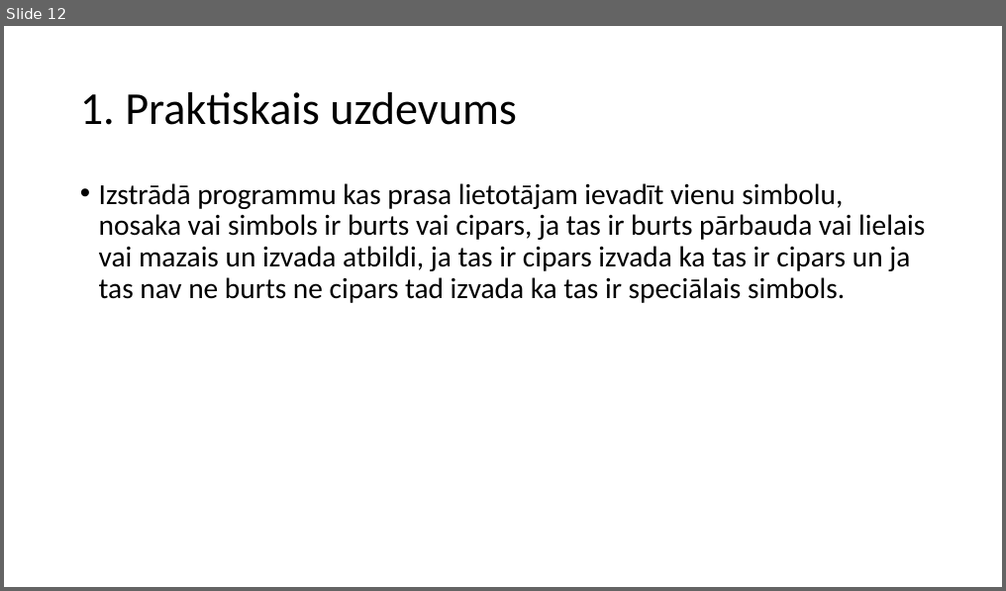
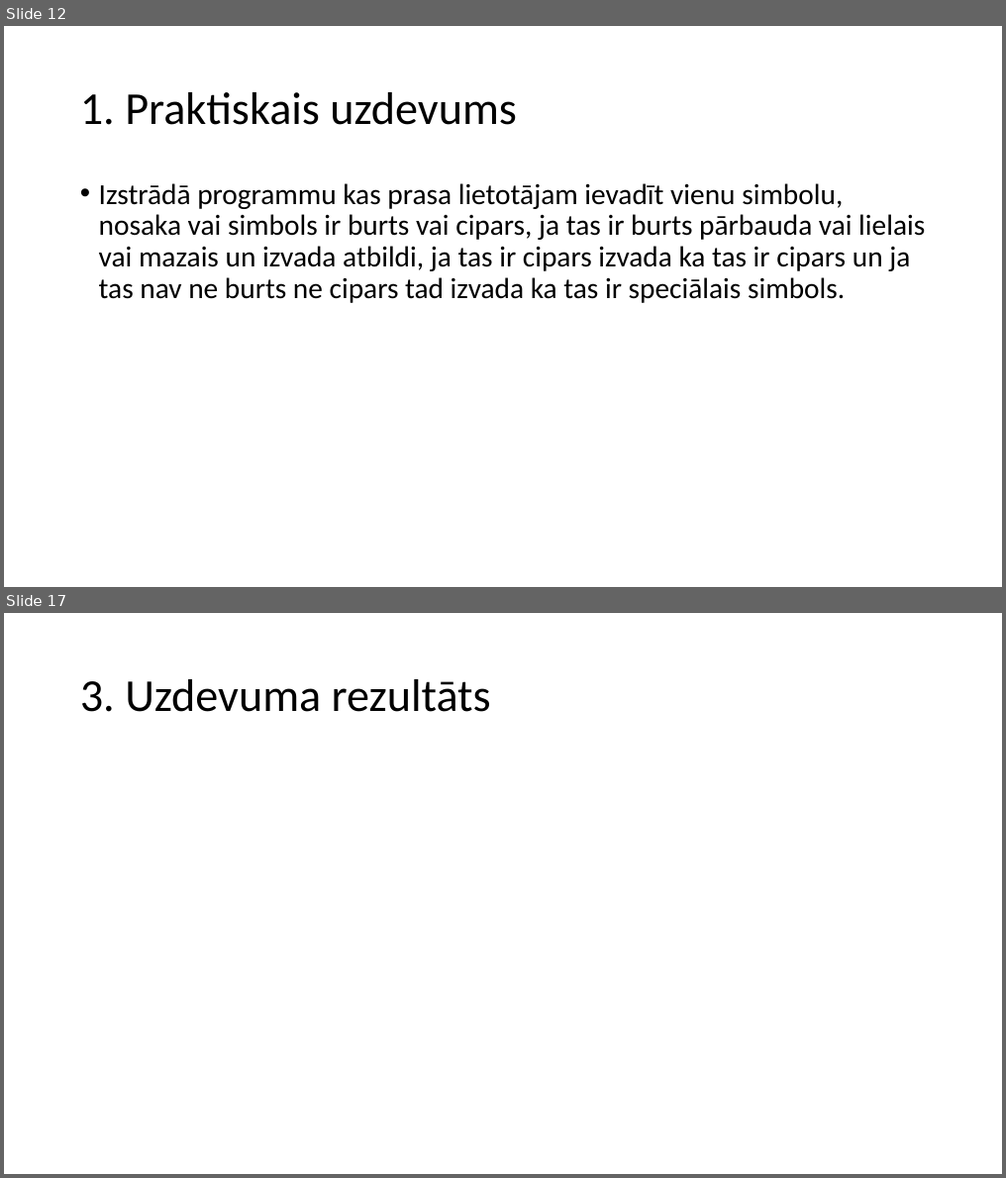
Before and after one commit to minime556/Eksamens, a slide deck: MacibuMaterialsProgEks.pptx. Shown one above the other, each under a label of ours: slide 12 before the commit, slides 12 and 17 after it; the slides between them are not shown. The pictures are 1006x591 and 1006x1178 pixels, drawn with LibreOffice and Linux fonts; fonts in the diff are those of the drawing. Boxes give left, top, right and bottom in pixels: in the first picture for what was removed or moved away, otherwise in the second. Text is boxed around its words. In the diff, an @@ line names an element or a change of style, - is before the commit and + after.

Commit message:
Izveidots 2. uzdevuma apraksts un izveidota java programma

```diff
--- a/MacibuMaterialsProgEks.pptx
+++ b/MacibuMaterialsProgEks.pptx
@@ slide 17 added at bbox=[4, 613, 1002, 1174], background #FFFFFF @@
@@ title added at bbox=[80, 679, 491, 712], 44 pt, text #000000 @@
+3. Uzdevuma rezultāts
```
Also in this commit, not shown: 1 slide changed, 3 other slides added, 3 other files.
